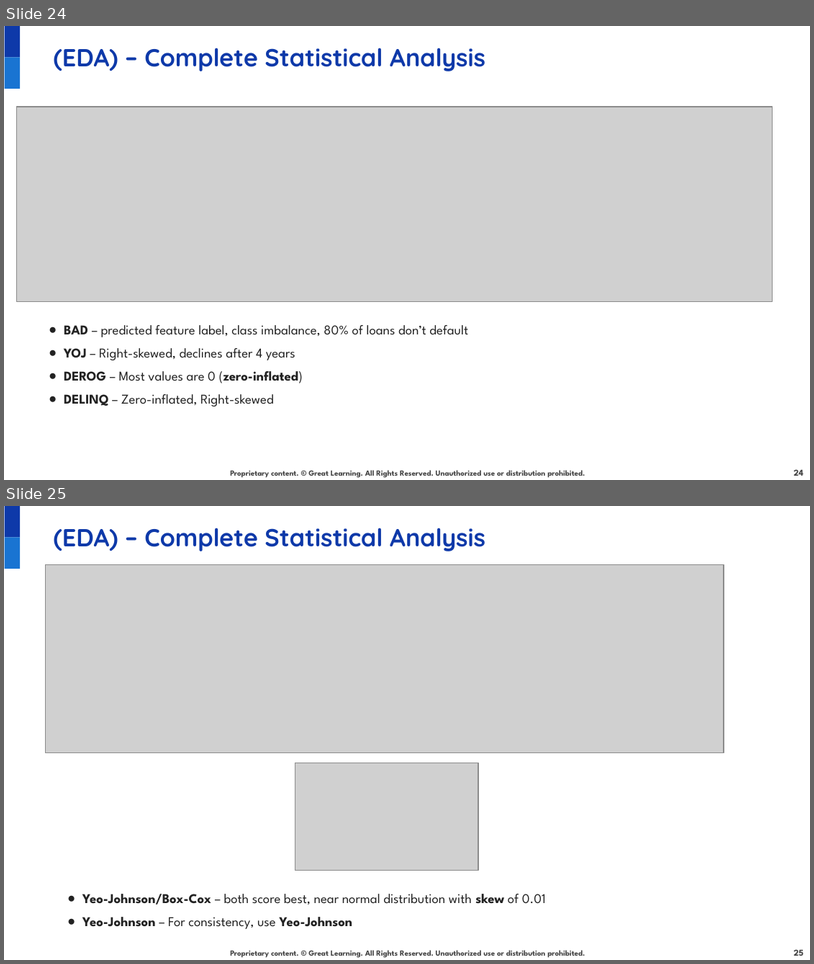
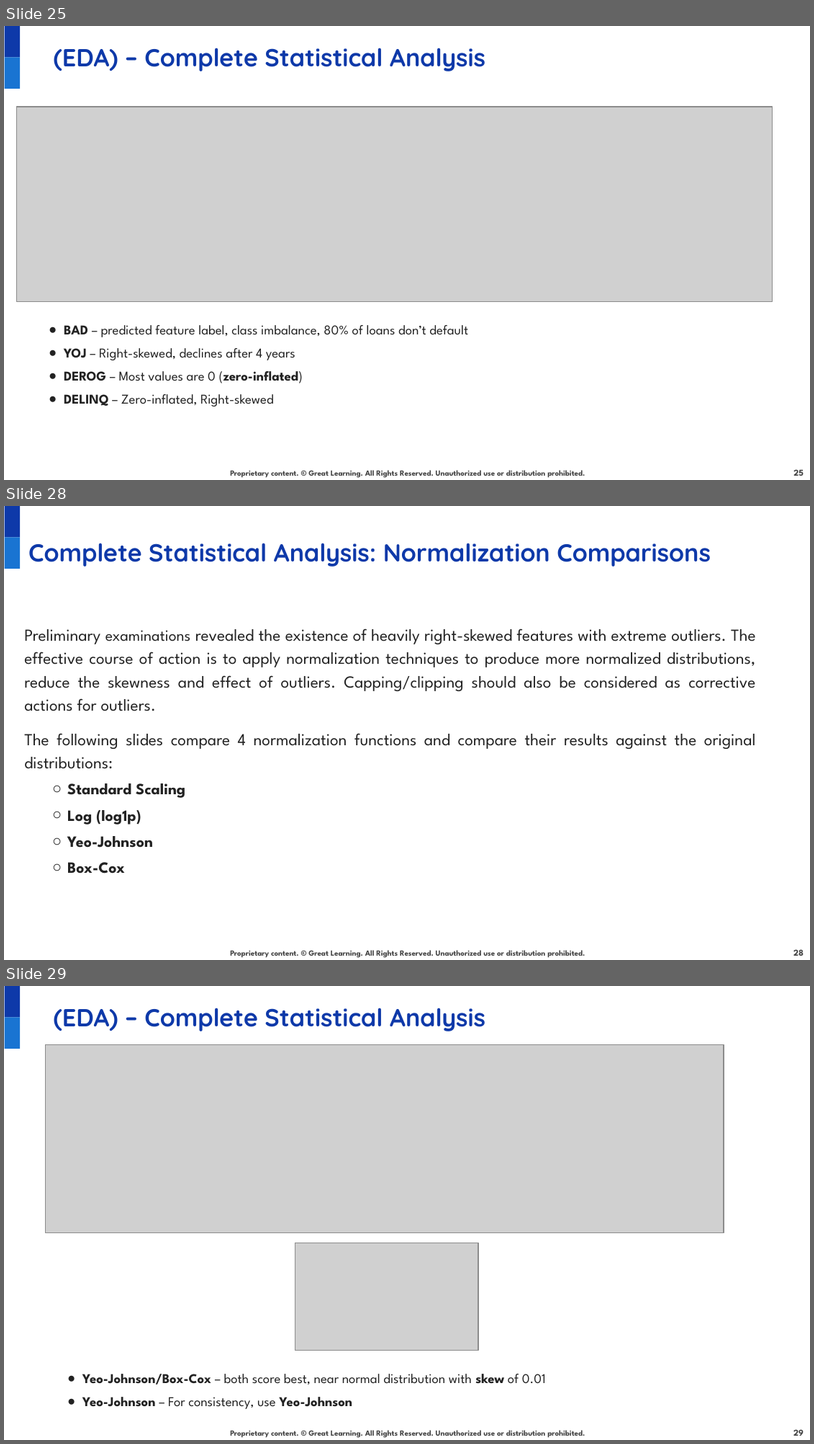
Before and after one commit to juanbucz/GreatLearning-TermProjects, a slide deck: Neural Networks - Loan Default/Loan Default Prediction Presentation - Business Interpretation - John Buczkowski.pptx. Shown one above the other, each under a label of ours: slides 24 and 25 before the commit, slides 25, 28 and 29 after it; the slides between them are not shown. The pictures are 814x964 and 814x1444 pixels, drawn with LibreOffice and Linux fonts; fonts in the diff are those of the drawing; grey boxes stand for pictures; background and template pictures are left out. Boxes give left, top, right and bottom in pixels: in the first picture for what was removed or moved away, otherwise in the second. Text is boxed around its words. In the diff, an @@ line names an element or a change of style, - is before the commit and + after.

```diff
--- a/Neural Networks - Loan Default/Loan Default Prediction Presentation - Business Interpretation - John Buczkowski.pptx
+++ b/Neural Networks - Loan Default/Loan Default Prediction Presentation - Business Interpretation - John Buczkowski.pptx
@@ slide 28 added at box(4, 506, 810, 960), background #FFFFFF; not listed: 3 template elements that a slide beside it also shows @@
@@ text added at box(28, 543, 711, 566), 22 pt, text #0E39A9, bold @@
+Complete Statistical Analysis: Normalization Comparisons
@@ text added at box(24, 628, 756, 873), 15 pt, text #222222 @@
+Preliminary examinations revealed the existence of heavily right-skewed features with extreme outliers. The effective course of action is to apply normalization techniques to produce more normalized distributions, reduce the skewness and effect of outliers. Capping/clipping should also be considered as corrective actions for outliers.
+The following slides compare 4 normalization functions and compare their results against the original distributions:
+  ○ Standard Scaling
+  ○ Log (log1p)
+  ○ Yeo-Johnson
+  ○ Box-Cox
@@ page number added at box(794, 949, 804, 955), 8 pt, text #434343, bold @@
+28
@@ what was slide 24 is now slide 25 @@
@@ page number at box(794, 469, 804, 475): text changed @@
-24
+25
@@ what was slide 25 is now slide 29 @@
@@ page number at box(794, 1429, 804, 1435): text changed @@
-25
+29
```
Also in this commit, not shown: 1 slide changed, 5 other slides added.
